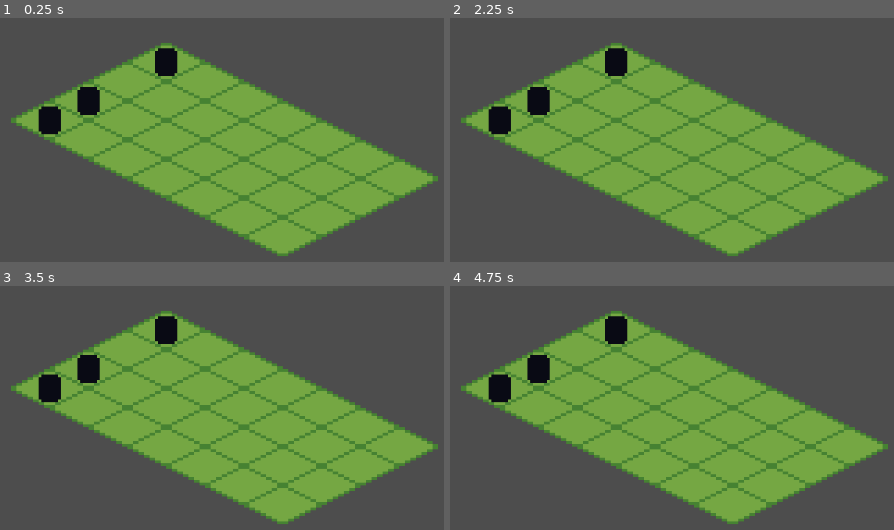
Above: before the commit, frames 1-4 (two rows, left to right).
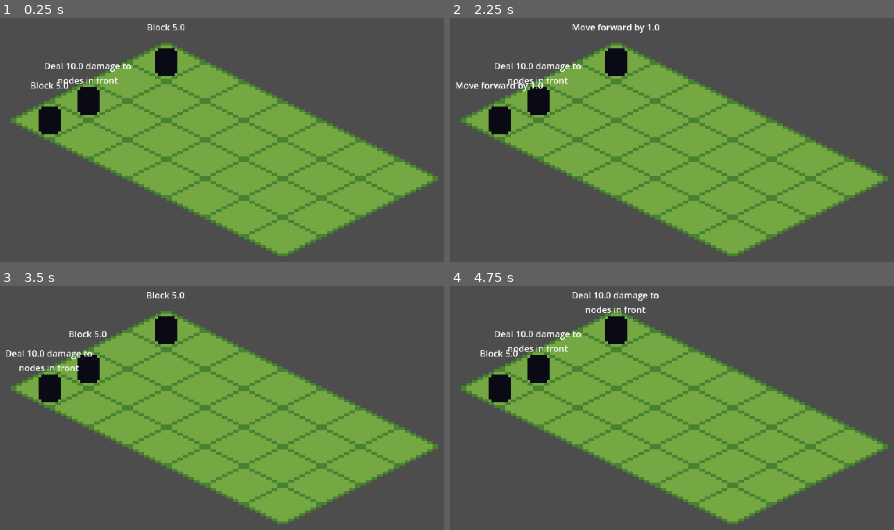
Above: after the commit, the same moments.

Repository: estebanm123/strategy
Game: Godot game, scene res://Main.tscn
Two runs of this game, one before a commit and one after it. Both use one fixed random seed, a clock stepped at 60 frames per second and the inputs below.
Inputs:
- Up to frame 1 (0.25 s): no input
- Up to frame 2 (2.25 s): tap Enter at 0.5, 2 s; tap E at 0.6, 1.35, 2.1 s; tap Space at 1.25 s
- Up to frame 3 (3.5 s): tap Space at 2.75 s; tap E at 2.85 s
- Up to frame 4 (4.75 s): tap Enter at 3.5 s; tap E at 3.6, 4.35 s; tap Space at 4.25 s

The runs differ from the first frame. In frame 1, 0.7% of the frame differs, in the area x 6-42%, y 2-30%; in frame 2, 1.1%; in frame 3, 0.7%; in frame 4, 1.1%, in the area x 6-48%, y 2-30%.

Commit message:
Add enemy intent

Diff:
--- a/AbilityPool.gd
+++ b/AbilityPool.gd
@@ -12,7 +12,8 @@
 	action: Callable
 ) -> void:
 	abilityCreators[abilityName] = func(param: float) -> Ability:
-		return Ability.new(abilityName, intent, action, param)
+		var filledIntent: String = intent.format([param])
+		return Ability.new(abilityName, filledIntent, action, param)
 
 func initializeAbilities() -> void:
 	var emptyAction: Callable = func(): pass
--- a/Actor.gd
+++ b/Actor.gd
@@ -2,40 +2,74 @@
 class_name Actor
 
 var sprite: Sprite2D
+var intentLabel: Label
 var baseMoveSpeed: float = 1.0
 var baseDefense: float = 5.0
 var baseAttack: float = 10.0
 var abilitiesEnum: Array[Ability.AbilityName] = [
-	Ability.AbilityName.BLOCK,
-	Ability.AbilityName.ATTACK_FRONT,
-	Ability.AbilityName.MOVE
+    Ability.AbilityName.BLOCK,
+    Ability.AbilityName.ATTACK_FRONT,
+    Ability.AbilityName.MOVE
 ]
 var selectedAbility: Ability = null
 var abilityPool: AbilityPool
 
 func _init(texture: Texture2D, newAbilityPool: AbilityPool) -> void:
-	sprite = Sprite2D.new()
-	sprite.texture = texture
-	sprite.centered = true
-	add_child(sprite)
-	abilityPool = newAbilityPool
+    sprite = Sprite2D.new()
+    sprite.texture = texture
+    sprite.centered = true
+    add_child(sprite)
+    abilityPool = newAbilityPool
+
+    intentLabel = Label.new()
+    intentLabel.horizontal_alignment = HORIZONTAL_ALIGNMENT_CENTER
+    intentLabel.scale = Vector2(0.2, 0.2)
+    add_child(intentLabel)
 
 func selectNextAbility() -> void:
-	var randomIndex: int = randi() % abilitiesEnum.size()
-	var selectedEnum: Ability.AbilityName = abilitiesEnum[randomIndex]
-	var creator: Callable = abilityPool.getAbilityCreator(selectedEnum)
+    var randomIndex: int = randi() % abilitiesEnum.size()
+    var selectedEnum: Ability.AbilityName = abilitiesEnum[randomIndex]
+    var creator: Callable = abilityPool.getAbilityCreator(selectedEnum)
 
-	var param: float = 0.0
-	match selectedEnum:
-		Ability.AbilityName.MOVE:
-			param = baseMoveSpeed
-		Ability.AbilityName.ATTACK_FRONT:
-			param = baseAttack
-		Ability.AbilityName.BLOCK:
-			param = baseDefense
+    var param: float = 0.0
+    match selectedEnum:
+        Ability.AbilityName.MOVE:
+            param = baseMoveSpeed
+        Ability.AbilityName.ATTACK_FRONT:
+            param = baseAttack
+        Ability.AbilityName.BLOCK:
+            param = baseDefense
 
-	selectedAbility = creator.call(param)
+    selectedAbility = creator.call(param)
+    updateIntentLabel(selectedAbility.intent)
+
+func updateIntentLabel(text: String) -> void:
+    var wrappedText: String = wrapText(text, 20)
+    intentLabel.text = wrappedText
+    await Engine.get_main_loop().process_frame
+    var labelSize: Vector2 = intentLabel.size
+    var scaledWidth: float = labelSize.x * 0.2
+    intentLabel.position = Vector2(-scaledWidth / 2.0, -15)
+
+func wrapText(text: String, maxWidth: int) -> String:
+    var words: PackedStringArray = text.split(" ")
+    var lines: Array[String] = []
+    var currentLine: String = ""
+
+    for word: String in words:
+        var testLine: String = currentLine + word if currentLine == "" else currentLine + " " + word
+        if testLine.length() <= maxWidth:
+            currentLine = testLine
+        else:
+            if currentLine != "":
+                lines.append(currentLine)
+            currentLine = word
+
+    if currentLine != "":
+        lines.append(currentLine)
+
+    return "\n".join(lines)
 
 func executeSelectedAbility() -> void:
-	if selectedAbility != null:
-		selectedAbility.action.call()
+    if selectedAbility != null:
+        selectedAbility.action.call()
--- a/Main.gd
+++ b/Main.gd
@@ -7,32 +7,32 @@
 var turnManager: TurnManager
 
 func _ready() -> void:
-	abilityPool = AbilityPool.new()
-	turnManager = TurnManager.new(tileMapWrapper, abilityPool, self)
+    abilityPool = AbilityPool.new()
+    turnManager = TurnManager.new(tileMapWrapper, abilityPool, self)
 
-	var texture: Texture2D = load("res://sprites/greentile.png")
-	if not texture:
-		push_error("Failed to load greentile.png")
-		return
+    var texture: Texture2D = load("res://sprites/greentile.png")
+    if not texture:
+        push_error("Failed to load greentile.png")
+        return
 
-	tileMapWrapper.createIsometricTileSet(texture)
-	tileMapWrapper.fillMap()
-	setupCamera()
-	turnManager.spawnEnemies()
+    tileMapWrapper.createIsometricTileSet(texture)
+    tileMapWrapper.fillMap()
+    setupCamera()
+    turnManager.spawnEnemies()
 
 func _unhandled_input(event: InputEvent) -> void:
-	turnManager.handleInput(event)
+    turnManager.handleInput(event)
 
 func setupCamera() -> void:
-	var camera: Camera2D = Camera2D.new()
-	camera.zoom = Vector2(4, 4)
-	add_child(camera)
+    var camera: Camera2D = Camera2D.new()
+    camera.zoom = Vector2(4, 4)
+    add_child(camera)
 
-	var rect: Rect2i = tileMapWrapper.tileMapLayerRef.get_used_rect()
-	if rect.size.x == 0:
-		return
+    var rect: Rect2i = tileMapWrapper.tileMapLayerRef.get_used_rect()
+    if rect.size.x == 0:
+        return
 
-	var startPos: Vector2 = tileMapWrapper.tileMapLayerRef.map_to_local(rect.position)
-	var endPos: Vector2 = tileMapWrapper.tileMapLayerRef.map_to_local(rect.end - Vector2i(1, 1))
+    var startPos: Vector2 = tileMapWrapper.tileMapLayerRef.map_to_local(rect.position)
+    var endPos: Vector2 = tileMapWrapper.tileMapLayerRef.map_to_local(rect.end - Vector2i(1, 1))
 
-	camera.position = (startPos + endPos) / 2.0
+    camera.position = (startPos + endPos) / 2.0
--- a/Main.tscn
+++ b/Main.tscn
@@ -1,9 +1,8 @@
 [gd_scene load_steps=2 format=3 uid="uid://bvxwwf8wm5xkj"]
 
-[ext_resource type="Script" path="res://Main.gd" id="1_m5xhp"]
+[ext_resource type="Script" uid="uid://iso0lr4rlbwb" path="res://Main.gd" id="1_m5xhp"]
 
 [node name="Main" type="Node2D"]
 script = ExtResource("1_m5xhp")
 
 [node name="TileMapLayer" type="TileMapLayer" parent="."]
-tile_set = null
--- a/TurnManager.gd
+++ b/TurnManager.gd
@@ -8,58 +8,58 @@
 var parentNode: Node2D
 
 func _init(
-	newTileMapWrapper: TileMapWrapper,
-	newAbilityPool: AbilityPool,
-	newParentNode: Node2D
+    newTileMapWrapper: TileMapWrapper,
+    newAbilityPool: AbilityPool,
+    newParentNode: Node2D
 ) -> void:
-	tileMapWrapper = newTileMapWrapper
-	abilityPool = newAbilityPool
-	parentNode = newParentNode
+    tileMapWrapper = newTileMapWrapper
+    abilityPool = newAbilityPool
+    parentNode = newParentNode
 
 func handleInput(event: InputEvent) -> void:
-	if event is InputEventKey and event.pressed and not event.echo:
-		if event.keycode == KEY_E and isPlayerTurn:
-			endPlayerTurn()
+    if event is InputEventKey and event.pressed and not event.echo:
+        if event.keycode == KEY_E and isPlayerTurn:
+            endPlayerTurn()
 
 func endPlayerTurn() -> void:
-	switchToEnemyTurn()
-	executeEnemyTurn()
+    switchToEnemyTurn()
+    executeEnemyTurn()
 
 func executeEnemyTurn() -> void:
-	for enemy: Actor in enemies:
-		enemy.executeSelectedAbility()
+    for enemy: Actor in enemies:
+        enemy.executeSelectedAbility()
 
-	for enemy: Actor in enemies:
-		enemy.selectNextAbility()
+    for enemy: Actor in enemies:
+        enemy.selectNextAbility()
 
-	switchToPlayerTurn()
+    switchToPlayerTurn()
 
 func spawnEnemies() -> void:
-	var enemyCount: int = randi_range(1, 3)
-	var spawnColumn: int = 0
-	var maxRows: int = 4
+    var enemyCount: int = randi_range(1, 3)
+    var spawnColumn: int = 0
+    var maxRows: int = 4
 
-	var availableRows: Array = []
-	for y: int in range(maxRows):
-		availableRows.append(y)
+    var availableRows: Array = []
+    for y: int in range(maxRows):
+        availableRows.append(y)
 
-	availableRows.shuffle()
+    availableRows.shuffle()
 
-	for i: int in range(enemyCount):
-		var enemy: Actor = ActorFactory.createEnemyActor(abilityPool)
-		if not enemy:
-			continue
+    for i: int in range(enemyCount):
+        var enemy: Actor = ActorFactory.createEnemyActor(abilityPool)
+        if not enemy:
+            continue
 
-		enemy.selectNextAbility()
+        enemy.selectNextAbility()
 
-		var tilePos: Vector2i = Vector2i(spawnColumn, availableRows[i])
-		var worldPos: Vector2 = tileMapWrapper.tileMapLayerRef.map_to_local(tilePos)
-		enemy.position = worldPos
-		parentNode.add_child(enemy)
-		enemies.append(enemy)
+        var tilePos: Vector2i = Vector2i(spawnColumn, availableRows[i])
+        var worldPos: Vector2 = tileMapWrapper.tileMapLayerRef.map_to_local(tilePos)
+        enemy.position = worldPos
+        parentNode.add_child(enemy)
+        enemies.append(enemy)
 
 func switchToEnemyTurn() -> void:
-	isPlayerTurn = false
+    isPlayerTurn = false
 
 func switchToPlayerTurn() -> void:
-	isPlayerTurn = true
+    isPlayerTurn = true
